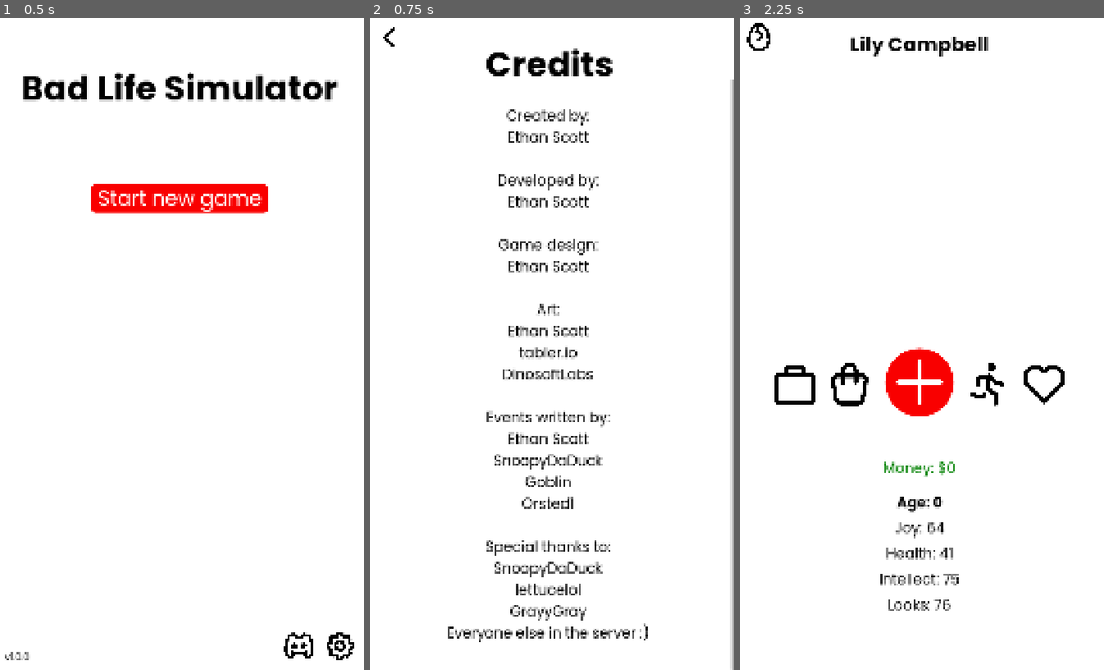
Above: before the commit, frames 1-3 (left to right).
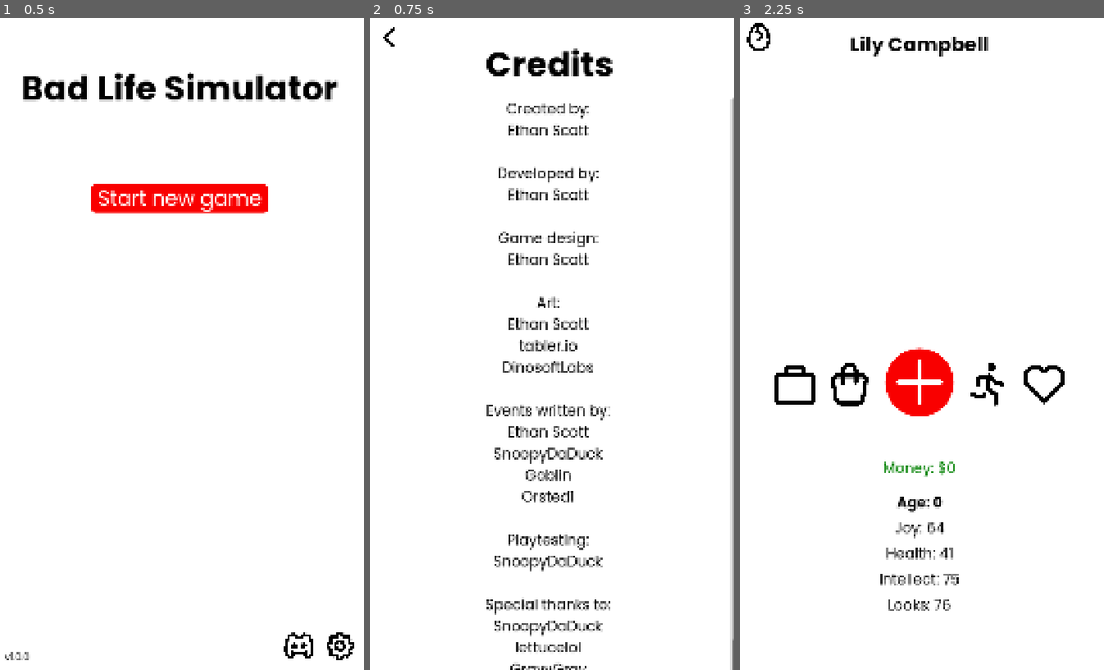
Above: after the commit, the same moments.

Repository: gaulsoodmanbls/badlifesimulator
Game: Godot game, scene res://pages/index.tscn
Same seed, same stepped clock (60 frames per second), same inputs: the game is played once before the commit and once after it.
Inputs (mouse positions are in pixels of both pictures, inside the frame that each line leads up to):
- Up to frame 1 (0.5 s): no input
- Up to frame 2 (0.75 s): click (708, 643) at 0.5 s
- Up to frame 3 (2.25 s): click (758, 37) at 1.25 s; click "Start new game" at 2 s

Frame 1 is identical in both runs. In frame 2, 7.6% of the frame differs, in the area x 21-100%, y 9-100%; in frame 3, nothing differs.

Commit message:
TWO EVENTS NOW???
TWO??? WOW! YOU'RE A GREAT DEVELOPER! IT WAS ONLY confusing and took four hours. I HAVE to figure out a better way to do this.

Diff:
--- a/pages/credits.tscn
+++ b/pages/credits.tscn
@@ -22,9 +22,9 @@
 horizontal_alignment = 1
 
 [node name="scrollContainer" type="ScrollContainer" parent="." unique_id=1810097621]
-offset_top = 193.0
+offset_top = 250.0
 offset_right = 1080.0
-offset_bottom = 1920.0
+offset_bottom = 1977.0
 theme = SubResource("Theme_73mna")
 horizontal_scroll_mode = 0
 vertical_scroll_mode = 2
@@ -56,11 +56,16 @@
 Goblin
 Orsted1
 
+Playtesting:
+SnoopyDaDuck
+
 Special thanks to:
 SnoopyDaDuck
 lettucelol
 GrayyGray
-Everyone else in the server :)"
+Everyone else in the server :)
+
+"
 label_settings = ExtResource("3_0xm2l")
 horizontal_alignment = 1
 
--- a/pages/event.tscn
+++ b/pages/event.tscn
@@ -5,6 +5,7 @@
 [ext_resource type="LabelSettings" uid="uid://bst31irnyaguk" path="res://styles/text/subheading.tres" id="3_ueyd5"]
 [ext_resource type="LabelSettings" uid="uid://dl6sog5hfkb6u" path="res://styles/text/body.tres" id="4_0ykd5"]
 [ext_resource type="PackedScene" uid="uid://ck7ra4cupjjkm" path="res://objects/button_default.tscn" id="5_1lnki"]
+[ext_resource type="LabelSettings" uid="uid://d2sr5rgpltp8f" path="res://styles/text/small_body.tres" id="5_tphct"]
 [ext_resource type="Theme" uid="uid://b7ik156icwyyk" path="res://styles/button1/button1EventOptions.tres" id="6_tadka"]
 
 [node name="event" type="Node2D" unique_id=102854654]
@@ -29,6 +30,13 @@
 text = "Event body text."
 label_settings = ExtResource("4_0ykd5")
 horizontal_alignment = 1
+
+[node name="credit" type="Label" parent="." unique_id=1815895007]
+offset_left = 30.0
+offset_top = 1860.0
+offset_right = 1043.0
+offset_bottom = 1903.0
+label_settings = ExtResource("5_tphct")
 
 [node name="option1" parent="." unique_id=1544237965 instance=ExtResource("5_1lnki")]
 offset_left = 40.0
@@ -57,3 +65,4 @@
 [connection signal="pressed" from="option1" to="." method="_on_option_1_pressed"]
 [connection signal="pressed" from="option2" to="." method="_on_option_2_pressed"]
 [connection signal="pressed" from="option3" to="." method="_on_option_3_pressed"]
+[connection signal="pressed" from="option4" to="." method="_on_option_4_pressed"]
--- a/pages/main_menu.tscn
+++ b/pages/main_menu.tscn
@@ -3,15 +3,10 @@
 [ext_resource type="Script" uid="uid://d2op8ltqca71i" path="res://pages/scripts/mainMenu.gd" id="1_f8ivl"]
 [ext_resource type="PackedScene" uid="uid://pmo8e2dmbkfm" path="res://objects/background.tscn" id="2_68ntq"]
 [ext_resource type="LabelSettings" uid="uid://c3r4rskc4jrad" path="res://styles/text/heading.tres" id="3_pmb4e"]
-[ext_resource type="FontFile" uid="uid://bf7pfy6renkw4" path="res://assets/fonts/poppins/Poppins-Regular.ttf" id="4_0p0xg"]
+[ext_resource type="LabelSettings" uid="uid://d2sr5rgpltp8f" path="res://styles/text/small_body.tres" id="4_f8ivl"]
 [ext_resource type="PackedScene" uid="uid://ck7ra4cupjjkm" path="res://objects/button_default.tscn" id="5_n5qs2"]
 [ext_resource type="Texture2D" uid="uid://c3a0ewygoqbo3" path="res://assets/cog.png" id="6_64g6t"]
 [ext_resource type="Texture2D" uid="uid://c32hg43t7tlpy" path="res://assets/discord.png" id="7_f8ivl"]
-
-[sub_resource type="LabelSettings" id="LabelSettings_itaww"]
-font = ExtResource("4_0p0xg")
-font_size = 28
-font_color = Color(0, 0, 0, 1)
 
 [node name="main_menu" type="Node2D" unique_id=791832117]
 script = ExtResource("1_f8ivl")
@@ -33,7 +28,7 @@
 offset_right = 1108.0
 offset_bottom = 1901.0
 text = "vX.y.z"
-label_settings = SubResource("LabelSettings_itaww")
+label_settings = ExtResource("4_f8ivl")
 vertical_alignment = 2
 autowrap_mode = 2
 
--- a/pages/scripts/ageUp.gd
+++ b/pages/scripts/ageUp.gd
@@ -40,7 +40,7 @@
 				global.revent.append("adult-" + str(randi_range(0, 0)))
 			elif global.age >= 66: #if age is over 66
 				global.revent.append("elder-" + str(randi_range(0, 0)))
-			print(global.revent[global.revent.size() - 1]) #prints the last event ID (the one that was just appended now) in the revent array
+			print("appended event " + str(global.revent[global.revent.size() - 1])) #prints the last event ID (the one that was just appended) in the revent array
 	if global.revent.size() > 0: #if there are random events slated to appear
 		get_tree().change_scene_to_file("res://pages/event.tscn") #goes to the event page
 	else: #if there aren't random events slated to appear
--- a/pages/scripts/event.gd
+++ b/pages/scripts/event.gd
@@ -39,8 +39,19 @@
 	$option4.position.x = 1080 / 2 - ($option4.size.x / 2)
 
 
-func eventer(): #does the events
-	#toddlerhood
+func outcome(reventID):
+	global.revent[0] = reventID
+	get_tree().reload_current_scene()
+	return
+
+
+func goHome():
+	global.revent.pop_front()
+	get_tree().change_scene_to_file("res://pages/game_menu.tscn")
+	return
+
+
+func toddlerhood(): #toddlerhood base events - prefix is "toddler-"
 	if global.revent[0] == "toddler-0": #if first element in the revent array is the following one
 		$heading.text = "Parkscream"
 		$body.text = "While out with your family at the park, you notice that there is an ice cream shop situated across the road."
@@ -51,12 +62,34 @@
 		$option2.text = "Cry until you get one"
 		$option3.text = "Bite your tongue and don't say anything"
 		$option4.modulate.a = 0 #there is no fourth option; this makes the button transparent (opacity of 0) so you can't see it. There is no way to interact with it either, provided its click functionality isn't implemented within the "if" statement for this event.
-	#childhood
-	#teenagehood
-	#adulthood
-	#elderlyhood
-
-	#option 1
+		$credit.text = "mconcerning"
+
+
+func childhood(): #childhood base events - prefix is "child-"
+	if global.revent[0] == "child-0":
+		var relativeOfChoice = global.familyRelationships.find(global.familyRelationships.min()) #which relative will be featured in this event? gets the index of the family member you have the lowest relationship with.
+		$heading.text = "Soft start"
+		$body.text = "It's your birthday party, and it's time to open presents! But the first present you open from your " + str(global.familyTypes[relativeOfChoice]).to_lower() + ", " + str(global.familyFirstNames[relativeOfChoice]) + ", was just a bunch of pillows and other bedding."
+		$option1.text = "Thank them anyways"
+		$option2.text = "Thank them enthusiastically"
+		$option3.text = "Pitch a fit and cry"
+		$option4.modulate.a = 0
+		$credit.text = "Goblin + mconcerning"
+
+
+func teenagehood(): #teenage base events - prefix is "teenager-"
+	pass
+
+
+func adulthood(): #adult base events - prefix is "adult-"
+	pass
+
+
+func elderhood(): #elderly base events - prefix is "elder-"
+	pass
+
+
+func option1events(): #option 1 has been picked
 	if global.revent[0] == "toddler-0-o1":
 		$heading.text = "Nooo"
 		if global.familyTypes.has("Mother"): #if you have a mother
@@ -68,8 +101,18 @@
 		$option3.modulate.a = 0
 		$option4.modulate.a = 0
 		global.joy -= 10 #deducts 10 joy
-
-	#option 2
+	elif global.revent[0] == "child-0-o1":
+		var relativeOfChoice = global.familyRelationships.find(global.familyRelationships.min()) #gets the index of the gifter
+		$heading.text = "Wow... It's just... Wow."
+		$body.text = "They appreciate your kind words, but you feel kind of bad about lying.\n+ 5 relationship with your " + str(global.familyTypes[relativeOfChoice]) + " " + str(global.familyFirstNames[relativeOfChoice]) + ", - 5 Joy"
+		$option1.text = "Okay"
+		$option2.modulate.a = 0
+		$option3.modulate.a = 0
+		$option4.modulate.a = 0
+		global.familyRelationships[relativeOfChoice] += 5 #adds 5 to the relationship you have with the gifter
+
+
+func option2events(): #option 2 has been picked
 	if global.revent[0] == "toddler-0-o2":
 		$heading.text = "You screamed for ice cream"
 		if global.familyTypes.has("Mother"):
@@ -83,8 +126,20 @@
 		$option3.modulate.a = 0
 		$option4.modulate.a = 0
 		global.joy += 5
-
-	#option 3
+	elif global.revent[0] == "child-0-o2":
+		var relativeOfChoice = global.familyRelationships.find(global.familyRelationships.min()) #gets the index of the gifter
+		$heading.text = "Wow! It's just... Wow!"
+		$body.text = "They appreciate your kind words, so much so that they surprise you with another $50, but you feel really bad about lying.\n+ 8 relationship with your " + str(global.familyTypes[relativeOfChoice]) + " " + str(global.familyFirstNames[relativeOfChoice]) + ", - 10 Joy, + $50"
+		$option1.text = "Okay"
+		$option2.modulate.a = 0
+		$option3.modulate.a = 0
+		$option4.modulate.a = 0
+		global.familyRelationships[relativeOfChoice] += 8
+		global.joy -= 10
+		global.money += 50
+
+
+func option3events(): #option 3 has been picked
 	if global.revent[0] == "toddler-0-o3":
 		$heading.text = "If you insist"
 		if global.familyTypes.has("Mother"):
@@ -98,7 +153,29 @@
 		$option3.modulate.a = 0
 		$option4.modulate.a = 0
 		global.joy += 10
-
+	elif global.revent[0] == "child-0-o3":
+		var relativeOfChoice = global.familyRelationships.find(global.familyRelationships.min()) #gets the index of the gifter
+		$heading.text = "Wow, this sucks"
+		var parents = [] #indexes of all parents; size determines whether "parent" should be plural or not in the body text
+		for i in global.familyTypes.size(): #runs through every family member to check for parents
+			if global.familyTypes[i] == "Mother" || global.familyTypes[i] == "Father": #if family member at the index we're checking is a parent
+				parents.append(i)
+		if parents.size() > 1: #if you have more than one parent
+			$body.text = "Your parents scold you for being unappreciative.\n- 8 relationship with gifter, -8 relationship with parents, - 12 Joy"
+		else: #if you only have one parent
+			$body.text = "Your parent scolds you for being unappreciative.\n- 8 relationship with gifter, -8 relationship with parents, - 12 Joy"
+		$option1.text = "Okay"
+		$option2.modulate.a = 0
+		$option3.modulate.a = 0
+		$option4.modulate.a = 0
+		global.familyRelationships[relativeOfChoice] -= 8 #deduct 8 relationship with gifter
+		for i in parents.size(): #runs through every parent
+				global.familyRelationships[parents[i]] -= 8 #deducts 8 relationship from the parent at the index of parents[i] (parents stores indexes, so the parents at position i in the parents array could have a different index to themself in the other family arrays.
+		global.joy -= 12
+
+
+func option4events(): #option 3 has been picked
+	pass
 
 
 func _on_option_1_pressed() -> void: #on option 1 selected
@@ -107,10 +184,14 @@
 		get_tree().reload_current_scene() #reloads page to update so the new revent displays
 		return
 	#confirmation - option 1 will be the only button available when the event's purpose is only to display information. Generally, the button will say "Okay".
-	if global.revent[0] == "toddler-0-o1" || global.revent[0] == "toddler-0-o2" || global.revent[0] == "toddler-0-o3":
+	elif global.revent[0] == "toddler-0-o1" || global.revent[0] == "toddler-0-o2" || global.revent[0] == "toddler-0-o3":
 		global.revent.pop_front() #removes element at index 0 from the revent array
 		get_tree().change_scene_to_file("res://pages/game_menu.tscn")
 		return
+	elif global.revent[0] == "child-0":
+		outcome("child-0-o1")
+	elif global.revent[0] == "child-0-o1" || global.revent[0] == "child-0-o2" || global.revent[0] == "child-0-o3":
+		goHome()
 
 
 func _on_option_2_pressed() -> void: #on option 2 selected
@@ -118,17 +199,42 @@
 		global.revent[0] = "toddler-0-o2" #replaces the first revent (toddler 0) to toddler-0 option 2
 		get_tree().reload_current_scene()
 		return
-
-
-func _on_option_3_pressed() -> void:
+	elif global.revent[0] == "child-0":
+		global.revent[0] = "child-0-o2"
+		get_tree().reload_current_scene()
+		return
+
+
+func _on_option_3_pressed() -> void: #on option 3 selected
 	if global.revent[0] == "toddler-0":
 		global.revent[0] = "toddler-0-o3" #replaces the first revent (toddler 0) to toddler-0 option 2
 		get_tree().reload_current_scene()
 		return
+	elif global.revent[0] == "child-0":
+		global.revent[0] = "child-0-o3"
+		get_tree().reload_current_scene()
+		return
+
+
+func _on_option_4_pressed() -> void: #on option 4 selected
+	pass # Replace with function body.
+
+
+func eventer(): #does the base events (before options are picked)
+	toddlerhood()
+	childhood()
+	teenagehood()
+	adulthood()
+	elderhood()
+	option1events()
+	option2events()
+	option3events()
+	option4events()
 
 
 # Called when the node enters the scene tree for the first time.
 func _ready() -> void:
+	print("showing event " + str(global.revent[0])) #prints the first event ID (the one that is about to be shown) in the revent array
 	await get_tree().process_frame #waits for frame to be processed first to avoid weirdness
 	eventer()
 	repositionResize()
--- /dev/null
+++ b/styles/text/small_body.tres
@@ -0,0 +1,8 @@
+[gd_resource type="LabelSettings" format=3 uid="uid://d2sr5rgpltp8f"]
+
+[ext_resource type="FontFile" uid="uid://bf7pfy6renkw4" path="res://assets/fonts/poppins/Poppins-Regular.ttf" id="1_ajwr8"]
+
+[resource]
+font = ExtResource("1_ajwr8")
+font_size = 28
+font_color = Color(0, 0, 0, 1)
